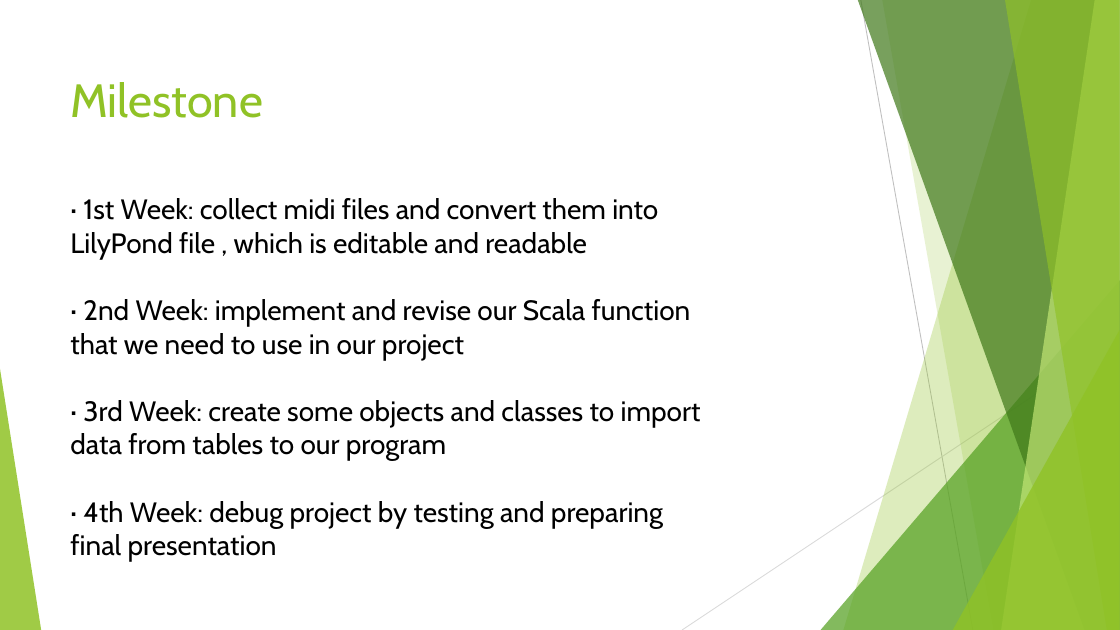
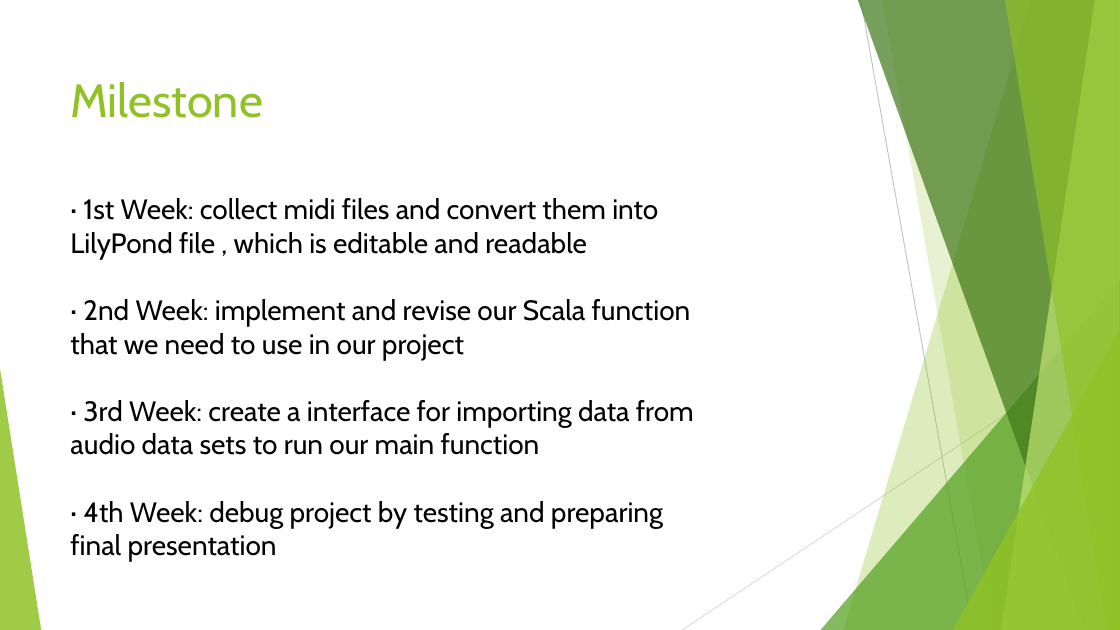
Before and after one commit to yingy4/Team4-Final-Project, a slide deck: slide 5 of smart music composer.pptx. Drawn at 1120x630 pixels with LibreOffice and Linux fonts; fonts in the diff are those of the drawing. Boxes give left, top, right and bottom in pixels: in the first picture for what was removed or moved away, otherwise in the second. Text is boxed around its words. In the diff, an @@ line names an element or a change of style, - is before the commit and + after.

```diff
--- a/smart music composer.pptx
+++ b/smart music composer.pptx
@@ text at box(70, 400, 694, 455): text changed @@
-· 3rd Week: create some objects and classes to import data from tables to our program
+· 3rd Week: create a interface for importing data from audio data sets to run our main function
```
Also in this commit, not shown: 6 other slides changed, 1 other file.
